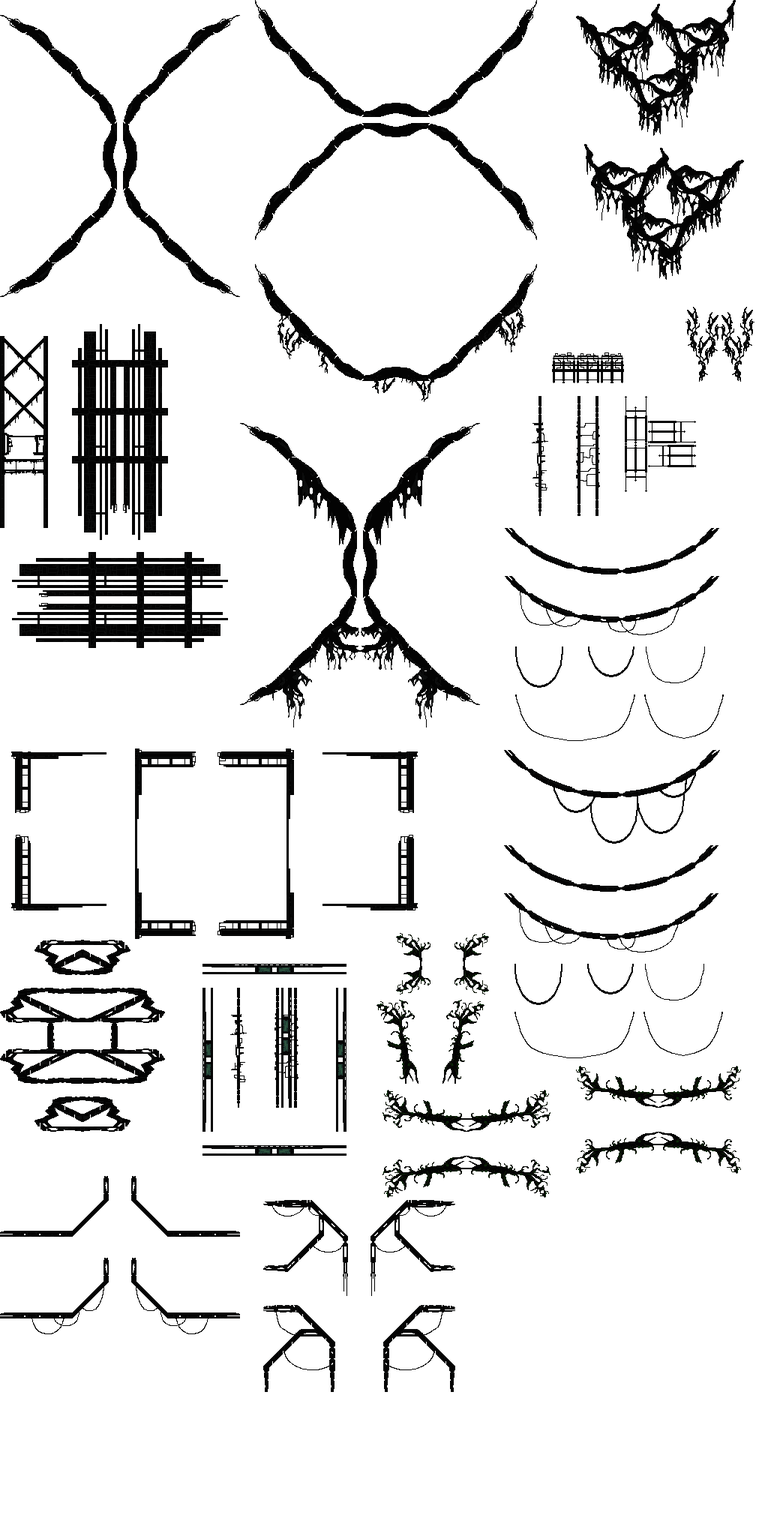
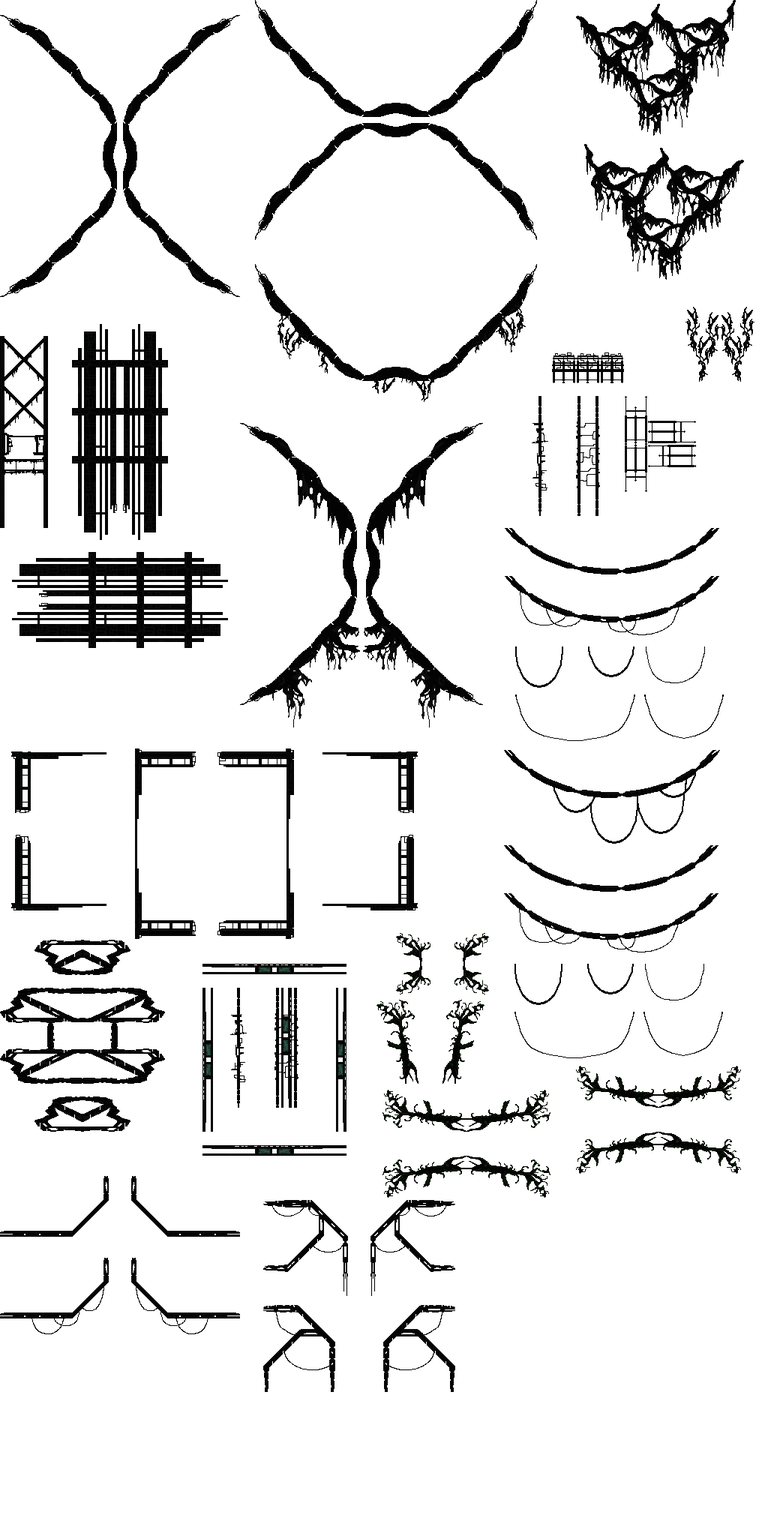
The second 768 × 1536 image is a revision of the first. Changes to its layers:
painted on "0. front layer.png" over [359, 422, 483, 728]
